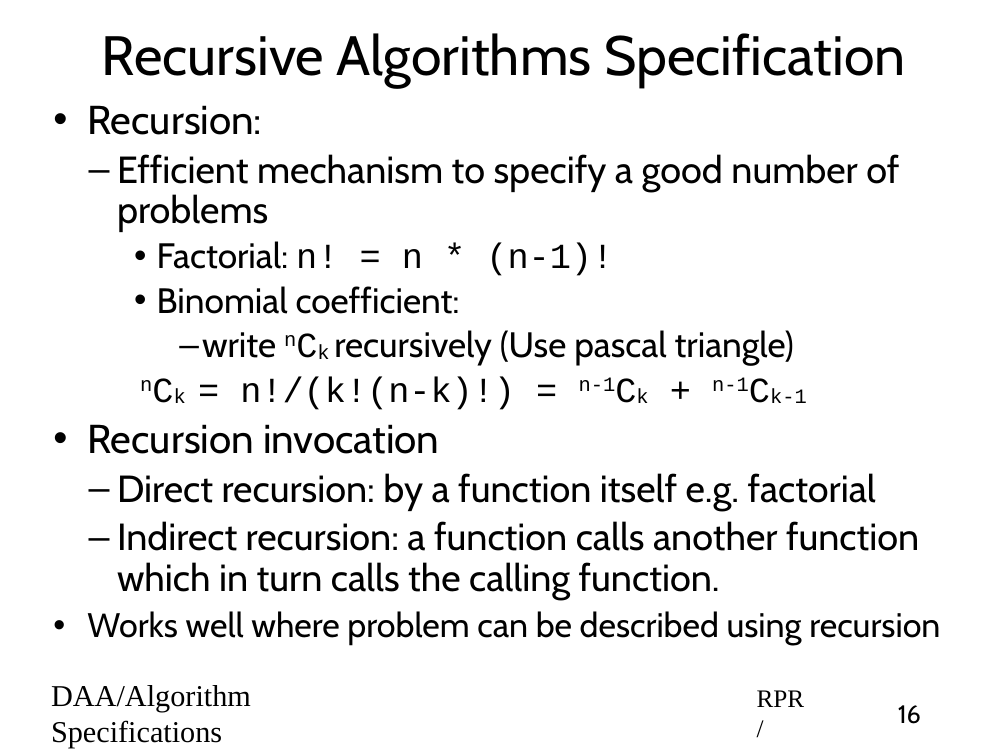
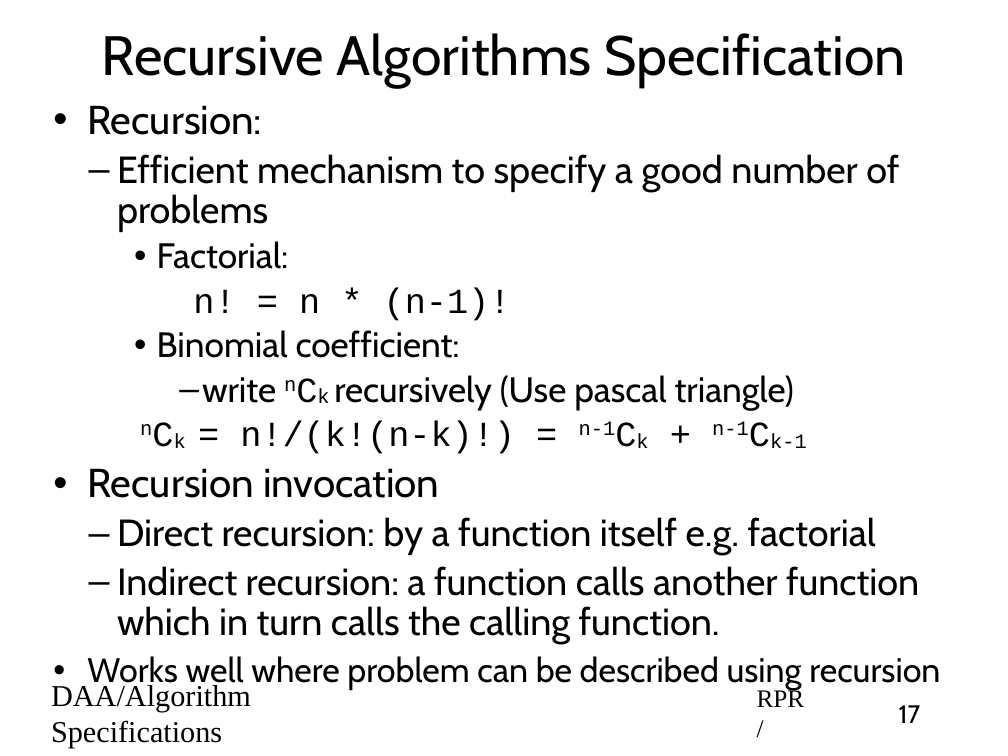
Before and after one commit to rprustagi/2019_20-Even-18CS42-DAA, a slide deck: slide 17 of Slides/2020-Even-DAA-L02-Algo-Specs-Analysis.pptx (slide 16 before the commit). Drawn at 1008x756 pixels with LibreOffice and Linux fonts; fonts in the diff are those of the drawing. Boxes give left, top, right and bottom in pixels: in the first picture for what was removed or moved away, otherwise in the second. Text is boxed around its words. In the diff, an @@ line names an element or a change of style, - is before the commit and + after.

```diff
--- a/Slides/2020-Even-DAA-L02-Algo-Specs-Analysis.pptx
+++ b/Slides/2020-Even-DAA-L02-Algo-Specs-Analysis.pptx
@@ text at bbox=[157, 241, 511, 321]: text changed @@
-    • Factorial: n! = n * (n-1)!
+    • Factorial:
+            n! = n * (n-1)!
@@ page number at bbox=[899, 705, 921, 723]: text changed @@
-16
+17
```
Also in this commit, not shown: 1 slide added, 1 other file.
